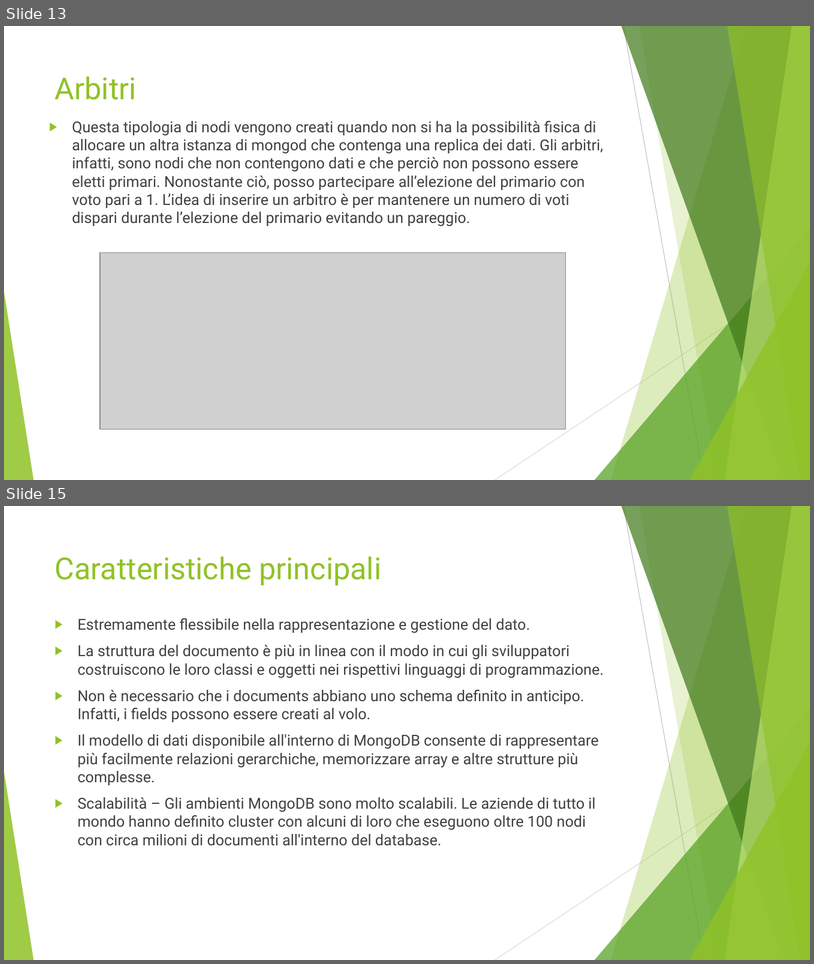
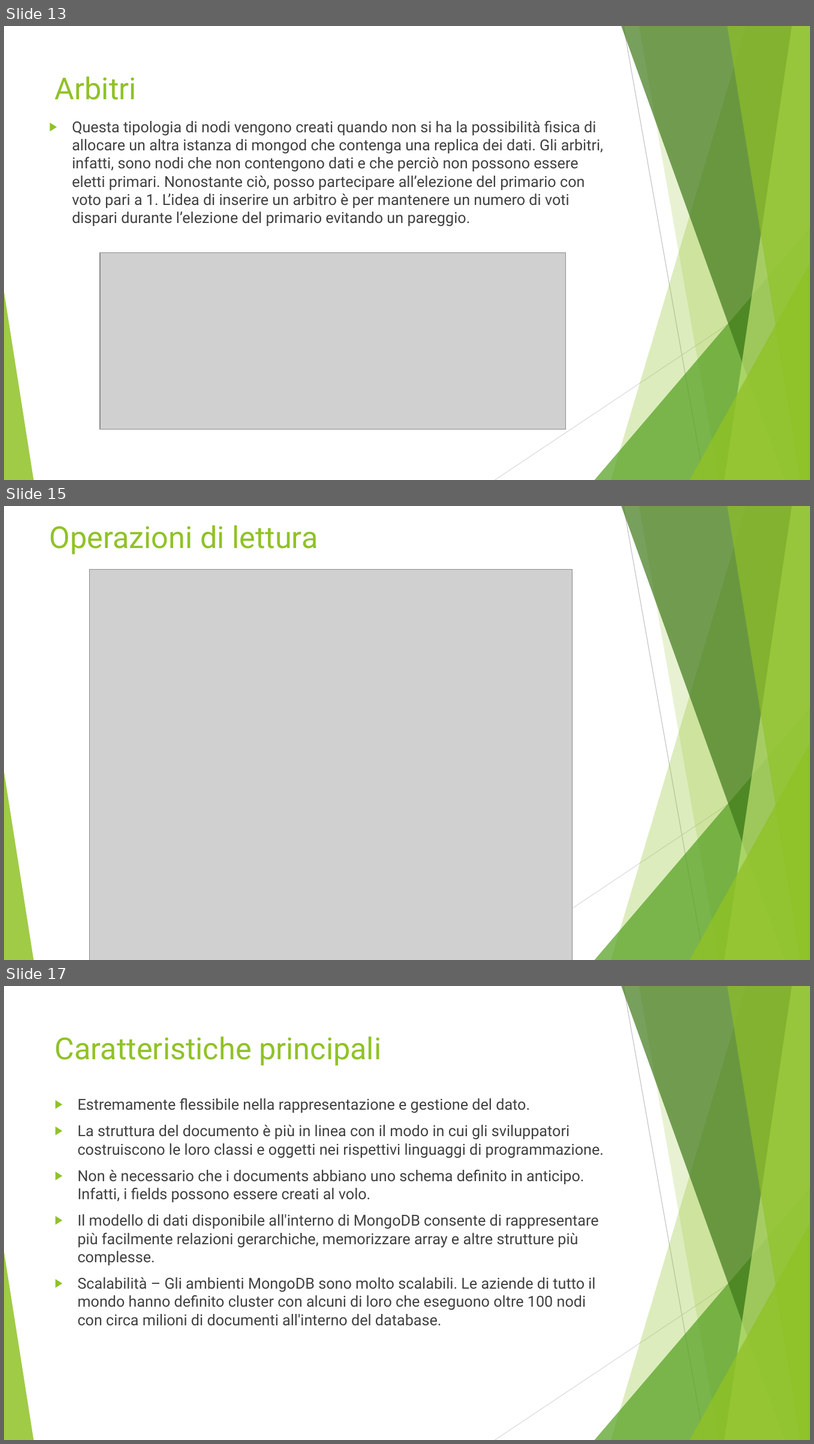
Before and after one commit to Buzzolan/VeronaCardMongoDB, a slide deck: Presentazione_progetto.pptx. Shown one above the other, each under a label of ours: slides 13 and 15 before the commit, slides 13, 15 and 17 after it; the slides between them are not shown. The pictures are 814x964 and 814x1444 pixels, drawn with LibreOffice and Linux fonts; fonts in the diff are those of the drawing; grey boxes stand for pictures. Boxes give left, top, right and bottom in pixels: in the first picture for what was removed or moved away, otherwise in the second. Text is boxed around its words. In the diff, an @@ line names an element or a change of style, - is before the commit and + after.

```diff
--- a/Presentazione_progetto.pptx
+++ b/Presentazione_progetto.pptx
@@ slide 15 added at bbox=[4, 506, 810, 960], background #FFFFFF; not listed: 10 template elements that a slide beside it also shows @@
@@ title added at bbox=[49, 525, 318, 555], 36 pt, text #90C226 @@
+Operazioni di lettura
@@ picture added at bbox=[89, 570, 573, 960] @@
@@ what was slide 15 is now slide 17 @@
```
Also in this commit, not shown: 1 slide changed, 2 other slides added, 1 slide removed, 2 other files.
